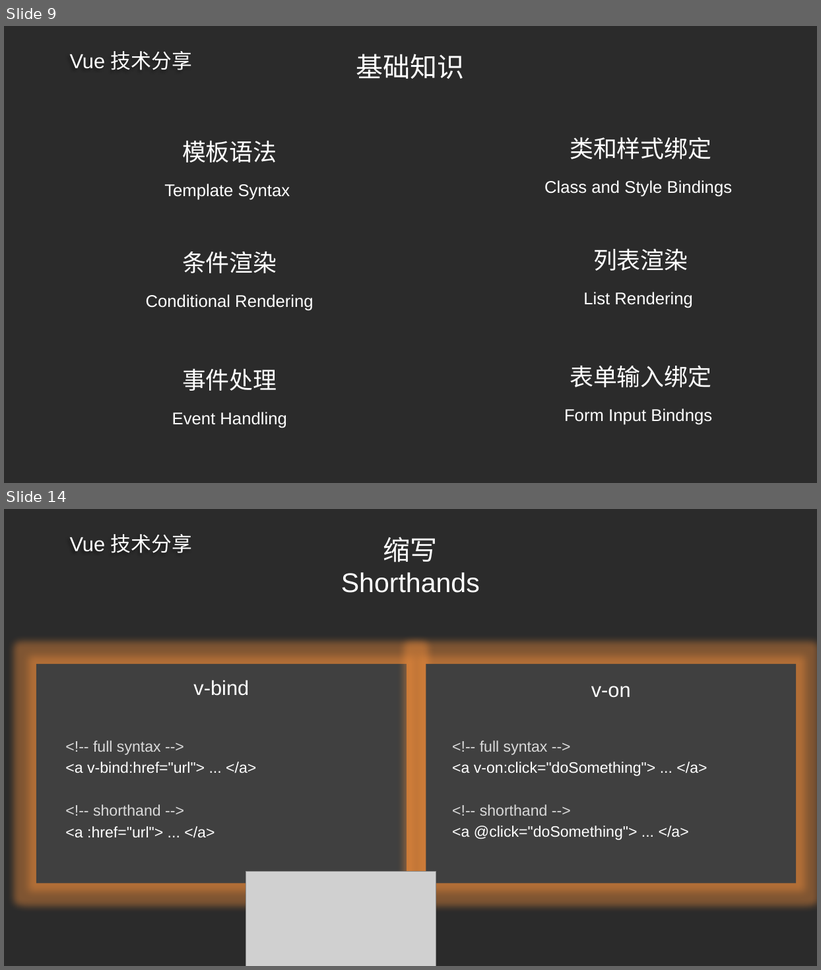
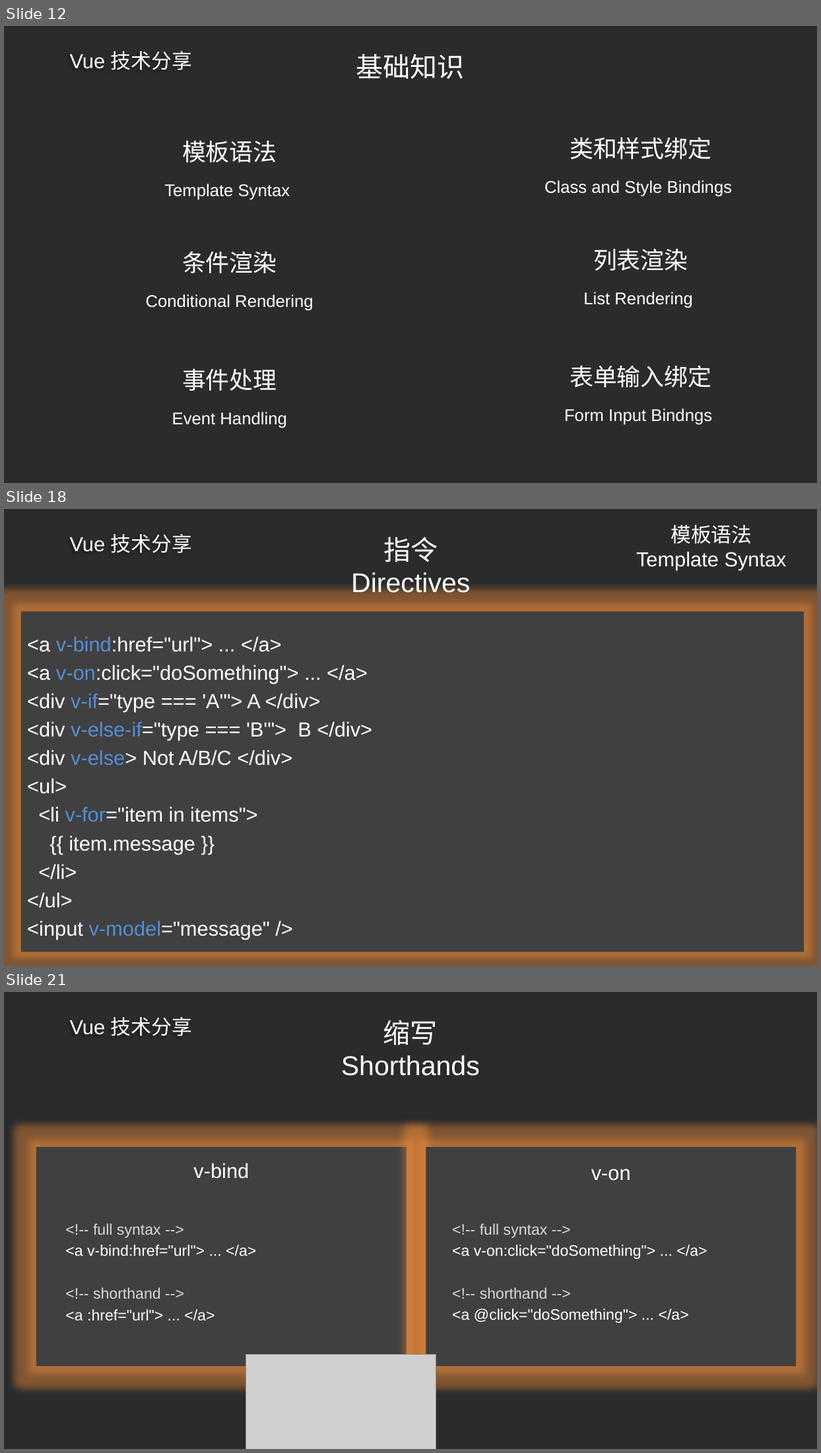
Before and after one commit to ldjdd/traing-library, a slide deck: vue/演示文稿.pptx. Shown one above the other, each under a label of ours: slides 9 and 14 before the commit, slides 12, 18 and 21 after it; the slides between them are not shown. The pictures are 821x970 and 821x1453 pixels, drawn with LibreOffice and Linux fonts; fonts in the diff are those of the drawing; grey boxes stand for pictures; background and template pictures are left out; a plain dark background stands for a picture behind light text. Boxes give left, top, right and bottom in pixels: in the first picture for what was removed or moved away, otherwise in the second. Text is boxed around its words. In the diff, an @@ line names an element or a change of style, - is before the commit and + after.

```diff
--- a/vue/演示文稿.pptx
+++ b/vue/演示文稿.pptx
@@ slide 18 added at bbox=[4, 509, 817, 966], background picture (left out); not listed: 1 template element that a slide beside it also shows @@
@@ text added at bbox=[636, 525, 787, 570], 24 pt, text #FFFFFF @@
+模板语法
+Template Syntax
@@ title added at bbox=[351, 537, 470, 593], 32 pt, text #FFFFFF @@
+指令
+Directives
@@ rectangle added at bbox=[21, 611, 805, 953], fill #404040 @@
@@ text added at bbox=[27, 636, 372, 939], 24 pt, text #FFFFFF @@
+<a v-bind:href="url"> ... </a>
+<a v-on:click="doSomething"> ... </a>
+<div v-if="type === 'A'"> A </div>
+<div v-else-if="type === 'B'"> B </div>
+<div v-else> Not A/B/C </div>
+<ul>
+<li v-for="item in items">
+{{ item.message }}
+</li>
+</ul>
+<input v-model="message" />
@@ what was slide 9 is now slide 12 @@
@@ what was slide 14 is now slide 21 @@
```
Also in this commit, not shown: 4 slides changed, 7 other slides added, 1 slide removed, 5 other files.
